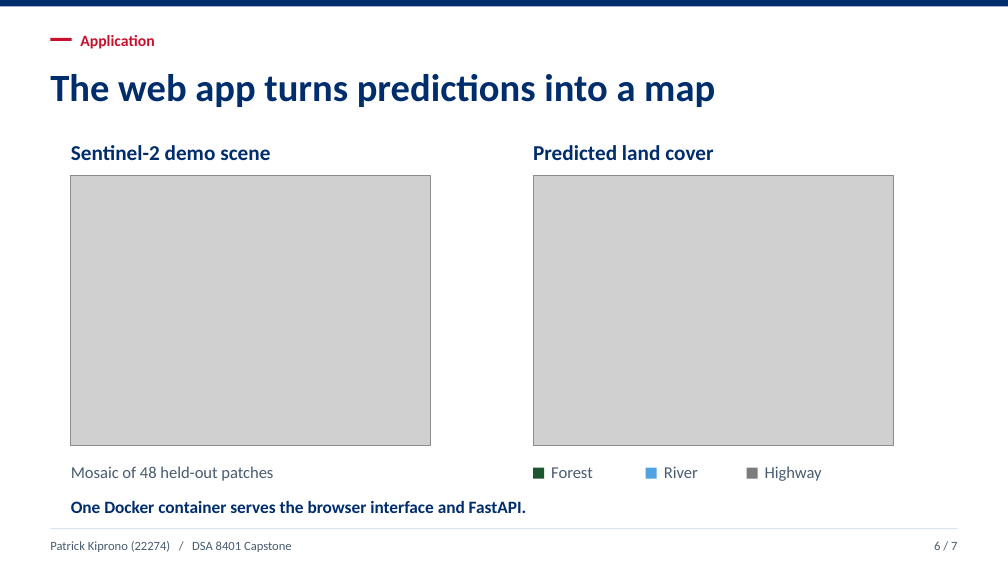
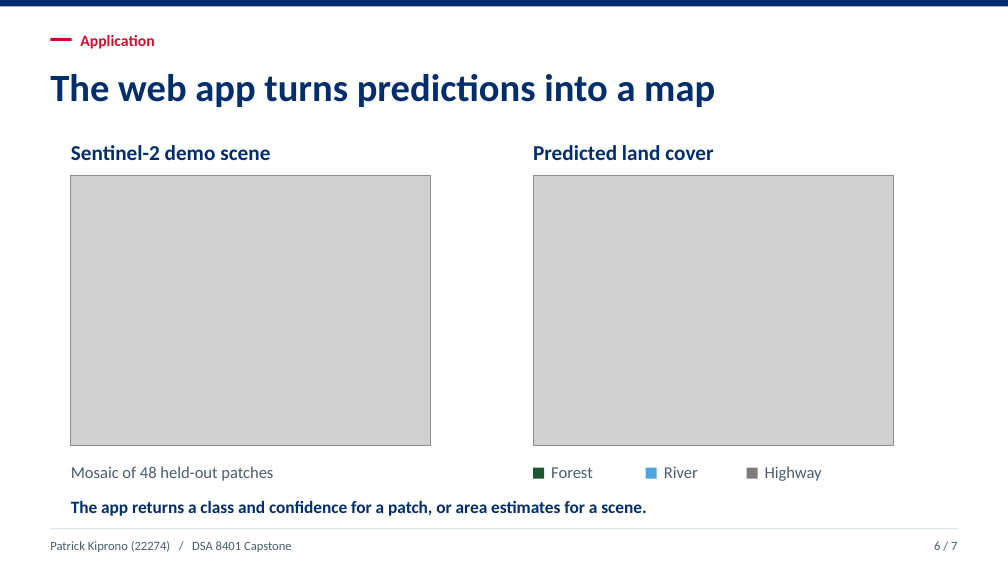
Before and after one commit to kipronopato/EuroSAT_LULC_Capstone, a slide deck: slide 6 of deliverables/EuroSAT_Capstone_5_Minute_Presentation.pptx. Drawn at 1008x567 pixels with LibreOffice and Linux fonts; fonts in the diff are those of the drawing; grey boxes stand for pictures. Boxes give left, top, right and bottom in pixels: in the first picture for what was removed or moved away, otherwise in the second. Text is boxed around its words. In the diff, an @@ line names an element or a change of style, - is before the commit and + after.

```diff
--- a/deliverables/EuroSAT_Capstone_5_Minute_Presentation.pptx
+++ b/deliverables/EuroSAT_Capstone_5_Minute_Presentation.pptx
@@ text at [71, 501, 646, 516]: text changed @@
-One Docker container serves the browser interface and FastAPI.
+The app returns a class and confidence for a patch, or area estimates for a scene.
```
Also in this commit, not shown: 3 other slides changed.
